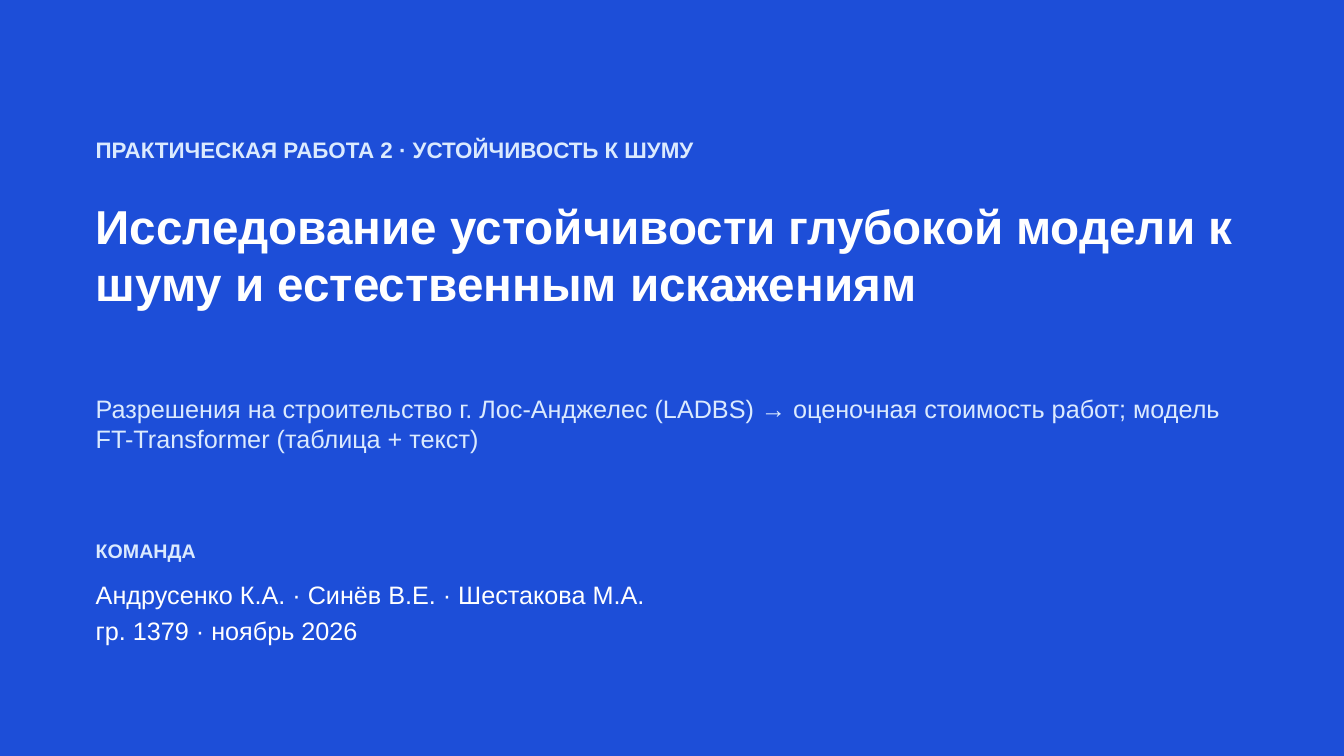
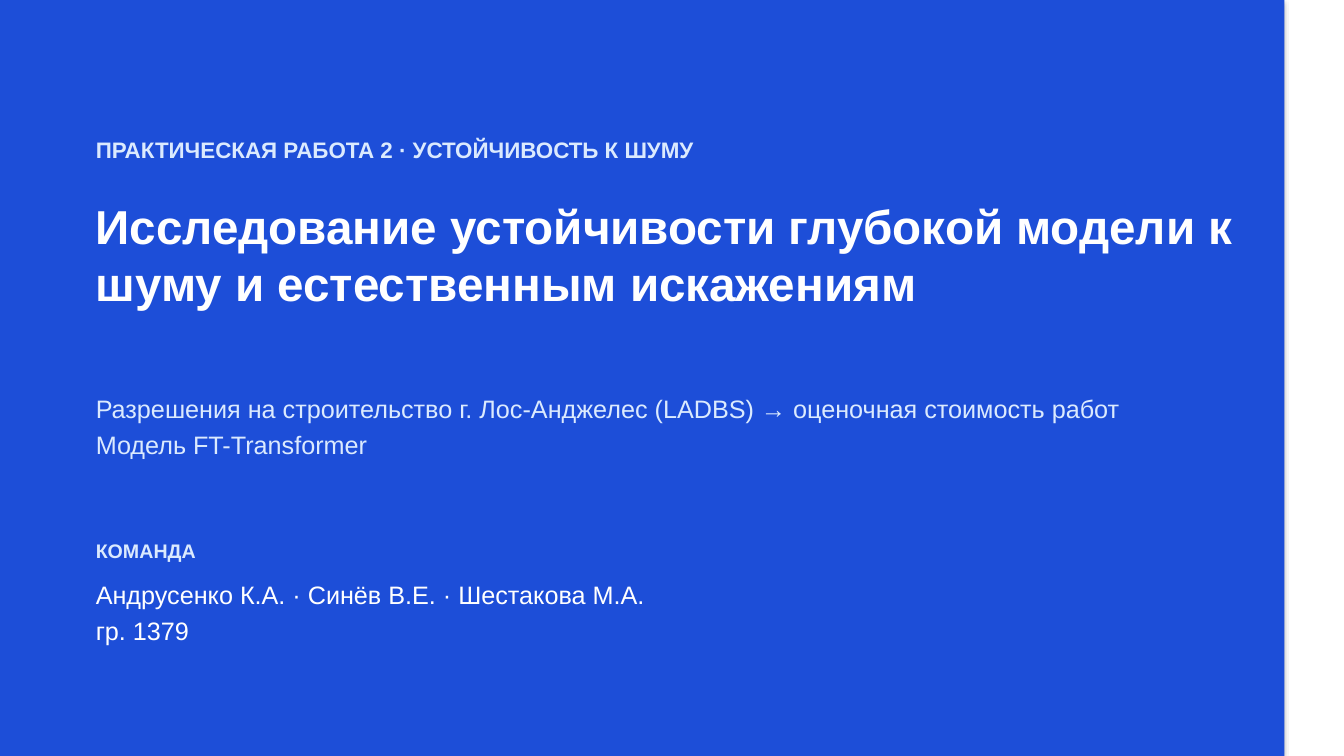
Before and after one commit to DeaDog911/ai-security, a slide deck: slide 1 of presentations/ПР2 Устойчивость к шуму.pptx. Drawn at 1344x756 pixels with LibreOffice and Linux fonts; fonts in the diff are those of the drawing. Boxes give left, top, right and bottom in pixels: in the first picture for what was removed or moved away, otherwise in the second. Text is boxed around its words. In the diff, an @@ line names an element or a change of style, - is before the commit and + after.

Commit message:
ПР2: презентацию

```diff
--- a/presentations/ПР2 Устойчивость к шуму.pptx
+++ b/presentations/ПР2 Устойчивость к шуму.pptx
@@ rectangle: place and size @@
-rectangle at box(0, 0, 1344, 756)
+rectangle at box(0, 0, 1285, 756)
@@ text at box(96, 399, 1119, 459): text changed @@
-Разрешения на строительство г. Лос-Анджелес (LADBS) → оценочная стоимость работ; модель FT-Transformer (таблица + текст)
+Разрешения на строительство г. Лос-Анджелес (LADBS) → оценочная стоимость работ
+Модель FT-Transformer
@@ text at box(96, 622, 189, 646): text changed @@
-гр. 1379 · ноябрь 2026
+гр. 1379
```
